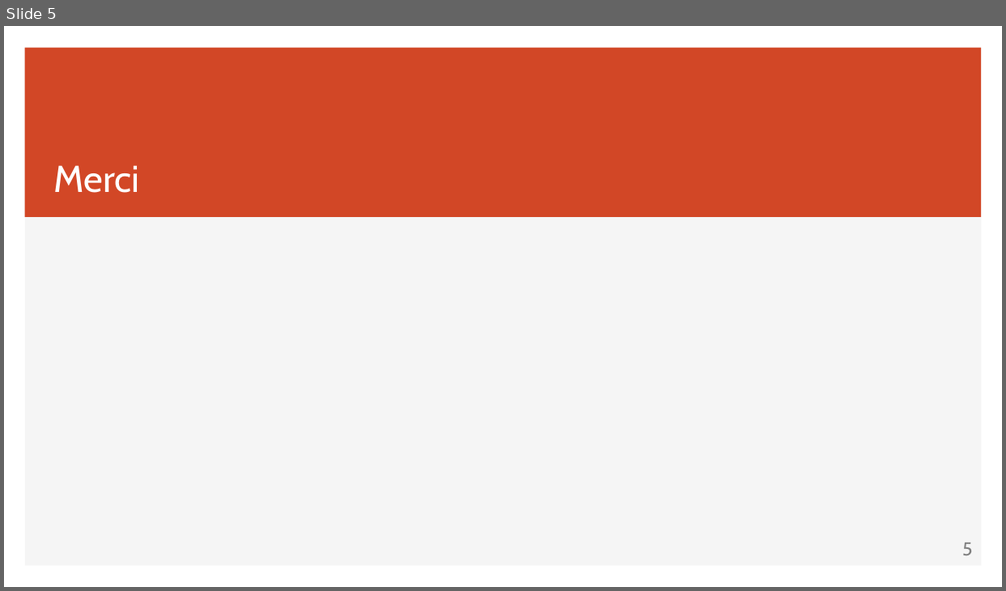
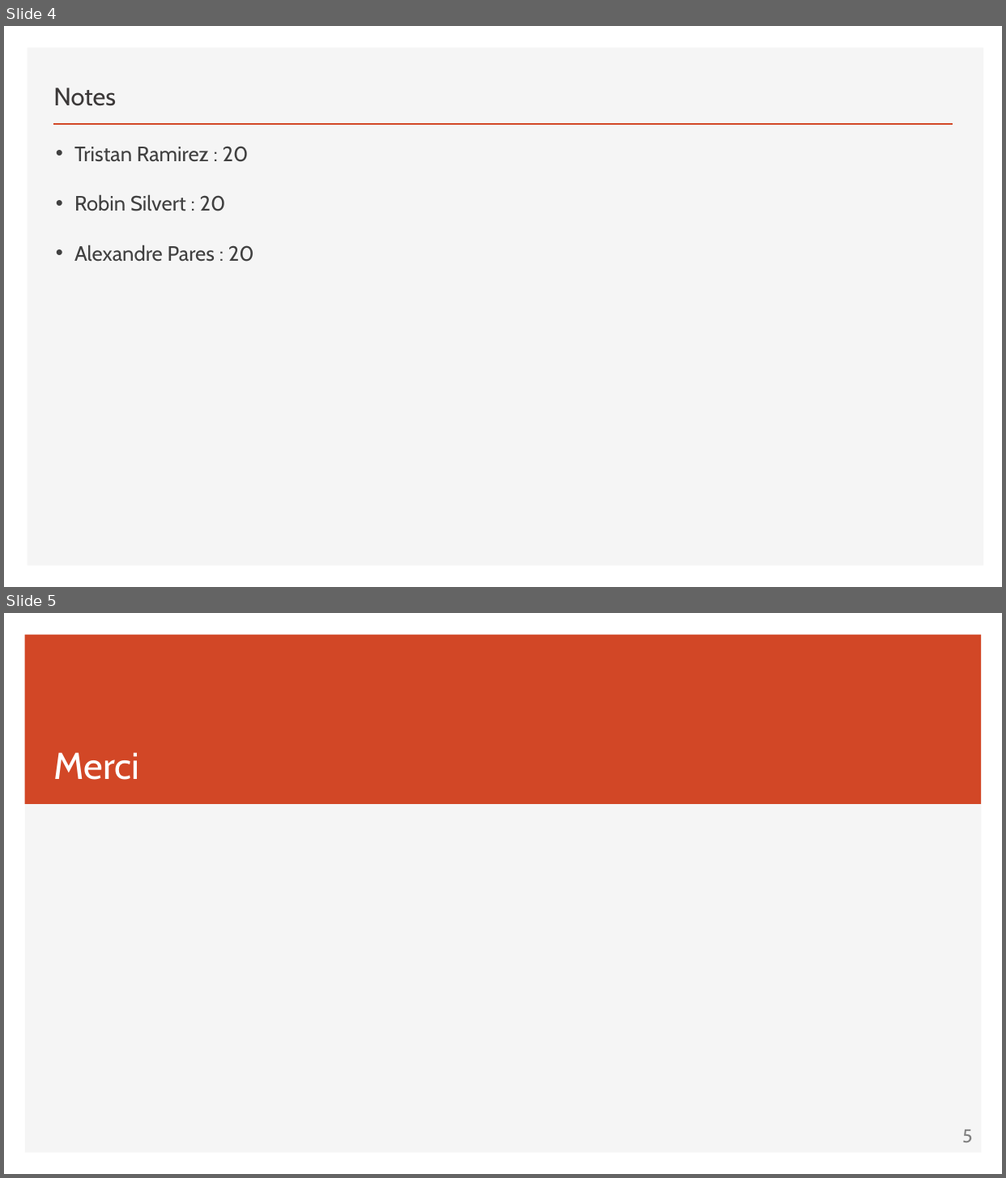
Before and after one commit to IAmFrench/slot-machine-in-javascript-2017, a slide deck: presentation/Slot Machine.pptx. Shown one above the other, each under a label of ours: slide 5 before the commit, slides 4 and 5 after it. The pictures are 1006x591 and 1006x1178 pixels, drawn with LibreOffice and Linux fonts; fonts in the diff are those of the drawing. Boxes give left, top, right and bottom in pixels: in the first picture for what was removed or moved away, otherwise in the second. Text is boxed around its words. In the diff, an @@ line names an element or a change of style, - is before the commit and + after.

```diff
--- a/presentation/Slot Machine.pptx
+++ b/presentation/Slot Machine.pptx
@@ slide 4 added at (4, 26, 1002, 587), background #FFFFFF @@
@@ rectangle added at (27, 48, 984, 566), fill #F5F5F5 @@
@@ text added at (53, 88, 116, 106), 24 pt, text #3B3838 @@
+Notes
@@ line added from (53, 124) to (953, 124), #D24726 2 pt @@
@@ text added at (74, 146, 254, 262), 20 pt, text #404040 @@
+• Tristan Ramirez : 20
+• Robin Silvert : 20
+• Alexandre Pares : 20
```
Also in this commit, not shown: 2 slides changed, 1 other slide added, 2 slides removed.
